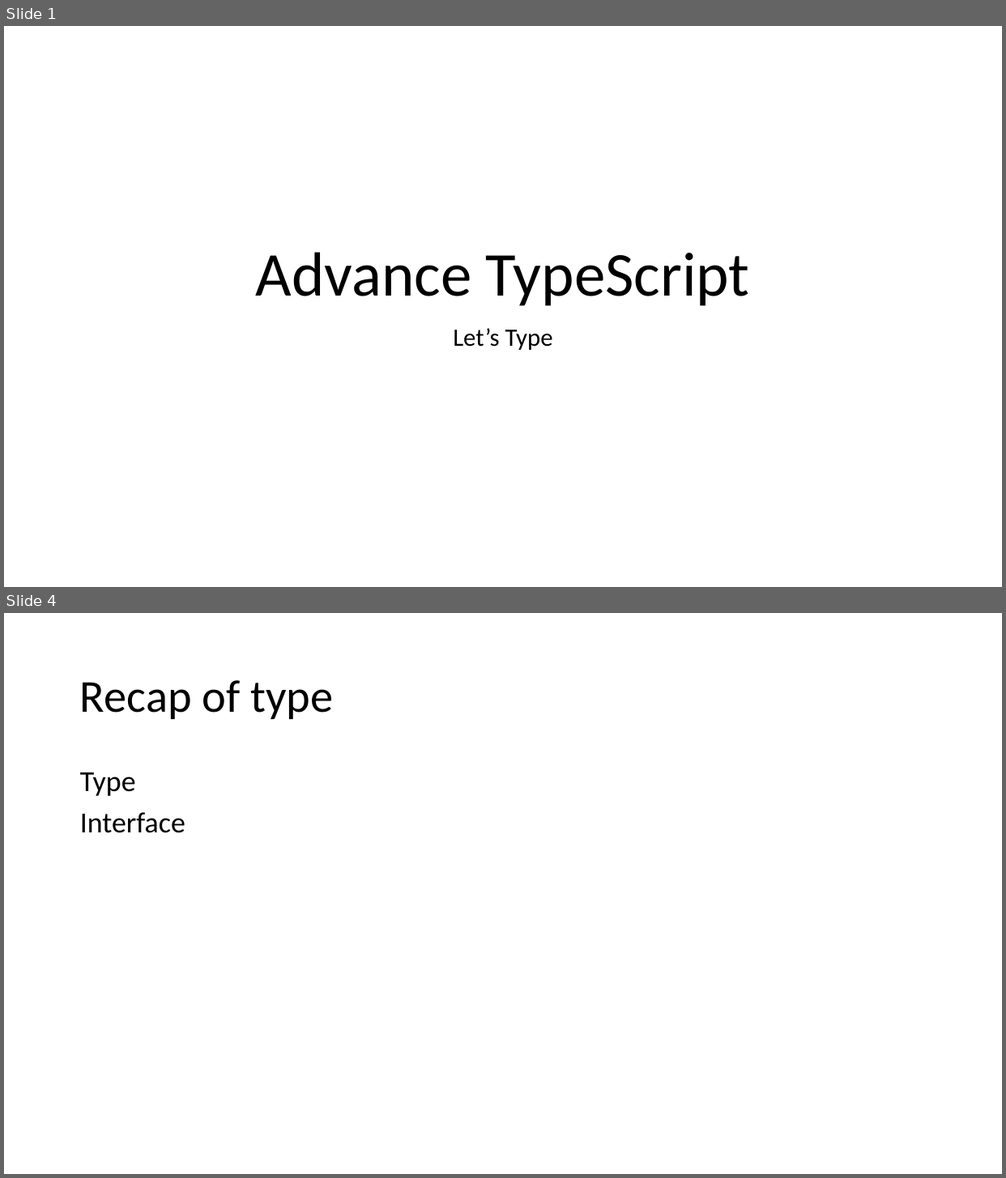
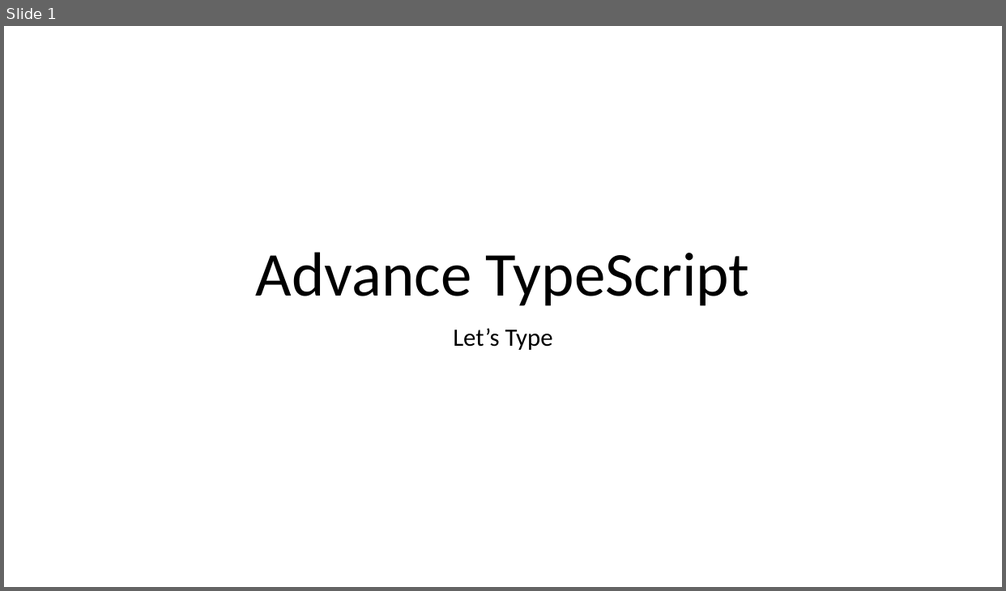
Before and after one commit to MehediKinesso50200/advance-typescript, a slide deck: advance-typescript.pptx. Shown one above the other, each under a label of ours: slides 1 and 4 before the commit, slide 1 after it; the slides between them are not shown. The pictures are 1006x1178 and 1006x591 pixels, drawn with LibreOffice and Linux fonts; fonts in the diff are those of the drawing. Boxes give left, top, right and bottom in pixels: in the first picture for what was removed or moved away, otherwise in the second. Text is boxed around its words. In the diff, an @@ line names an element or a change of style, - is before the commit and + after.

```diff
--- a/advance-typescript.pptx
+++ b/advance-typescript.pptx
@@ slide 4 removed at <box>4,613,1002,1174</box>, background #FFFFFF @@
@@ title removed at <box>80,680,333,719</box> @@
-Recap of type
@@ text removed at <box>80,773,185,833</box> @@
-Type
-Interface
```
Also in this commit, not shown: 1 slide changed, 1 other slide removed, 3 other files.
